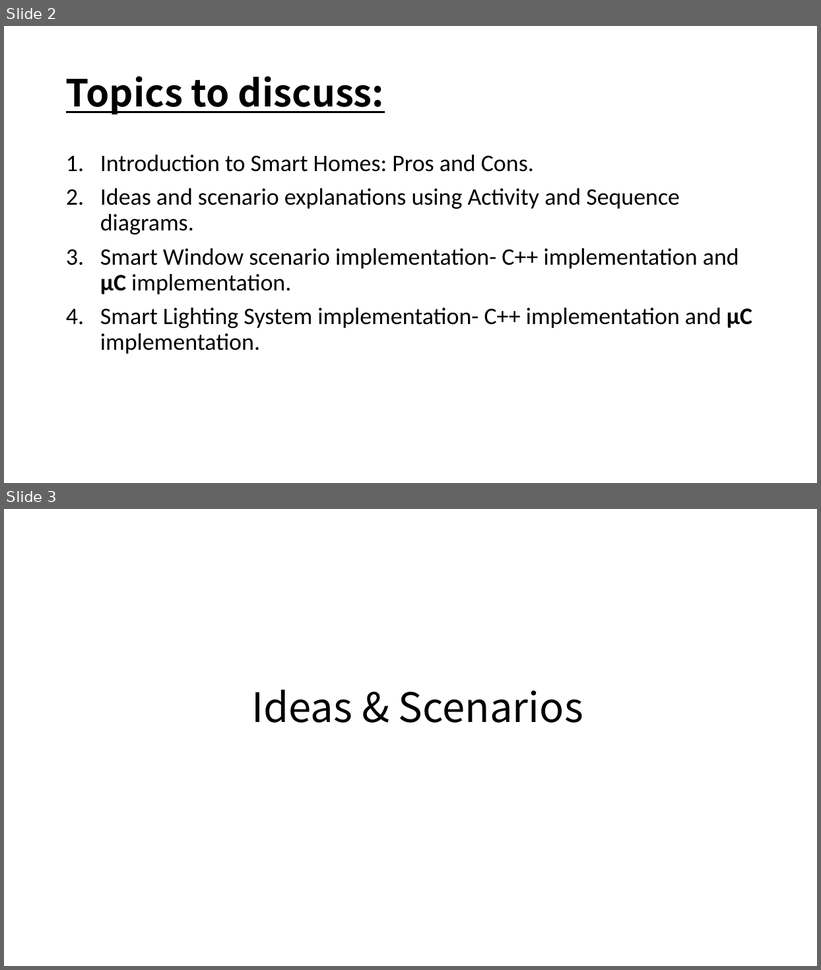
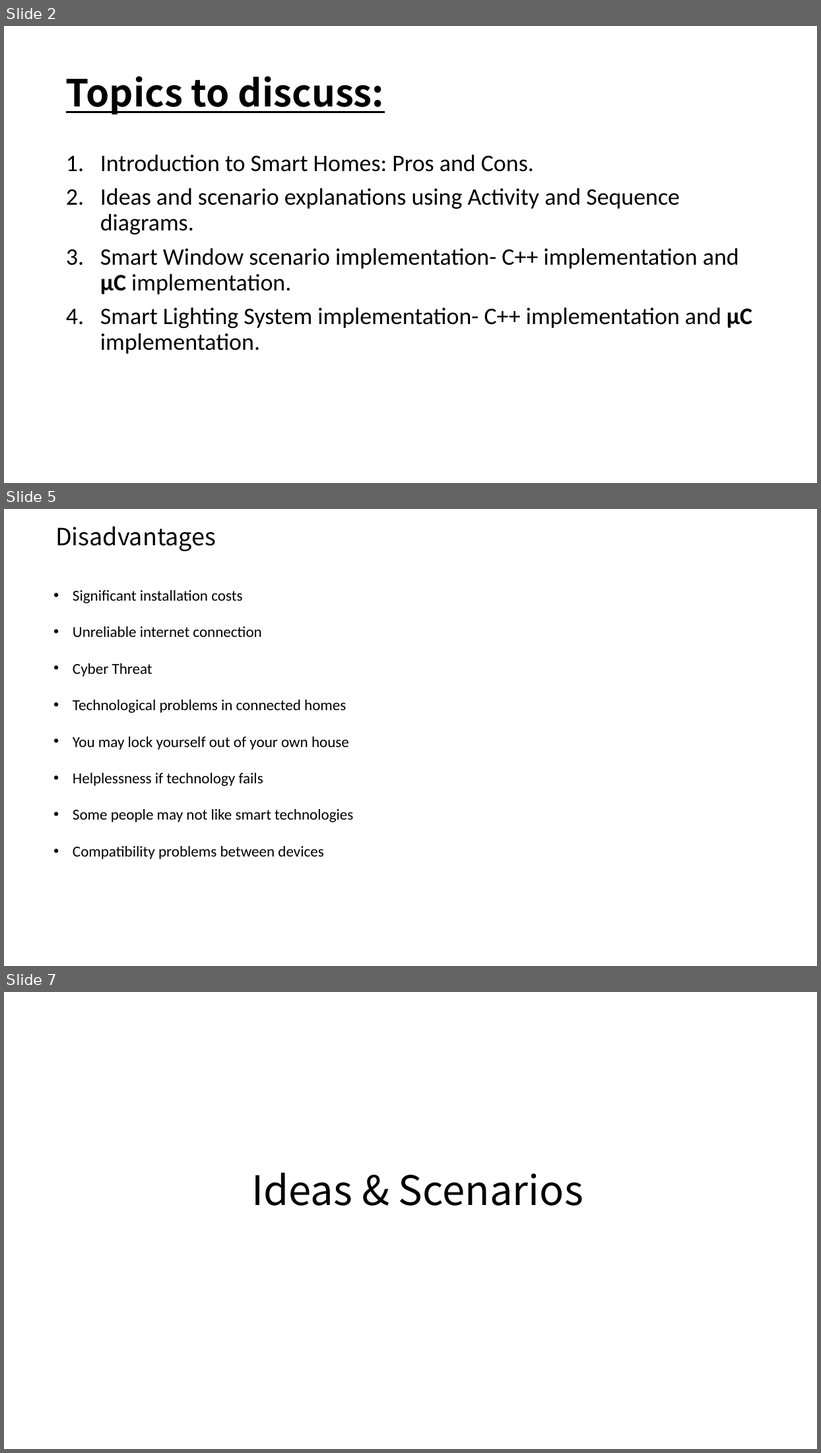
Before and after one commit to Asm-Nurussafa/Micro-Controller-group-project, a slide deck: Final presentation/Smart Home system.pptx. Shown one above the other, each under a label of ours: slides 2 and 3 before the commit, slides 2, 5 and 7 after it; the slides between them are not shown. The pictures are 821x970 and 821x1453 pixels, drawn with LibreOffice and Linux fonts; fonts in the diff are those of the drawing. Boxes give left, top, right and bottom in pixels: in the first picture for what was removed or moved away, otherwise in the second. Text is boxed around its words. In the diff, an @@ line names an element or a change of style, - is before the commit and + after.

```diff
--- a/Final presentation/Smart Home system.pptx
+++ b/Final presentation/Smart Home system.pptx
@@ slide 5 added at (4, 509, 817, 966), background #FFFFFF @@
@@ text added at (55, 526, 216, 551), 28 pt, text #000000 @@
+Disadvantages
@@ text added at (73, 590, 353, 859), 18 pt, text #000000 @@
+• Significant installation costs
+• Unreliable internet connection
+• Cyber Threat
+• Technological problems in connected homes
+• You may lock yourself out of your own house
+• Helplessness if technology fails
+• Some people may not like smart technologies
+• Compatibility problems between devices
@@ what was slide 3 is now slide 7 @@
```
Also in this commit, not shown: 1 slide changed, 9 other slides added, 37 other files.
